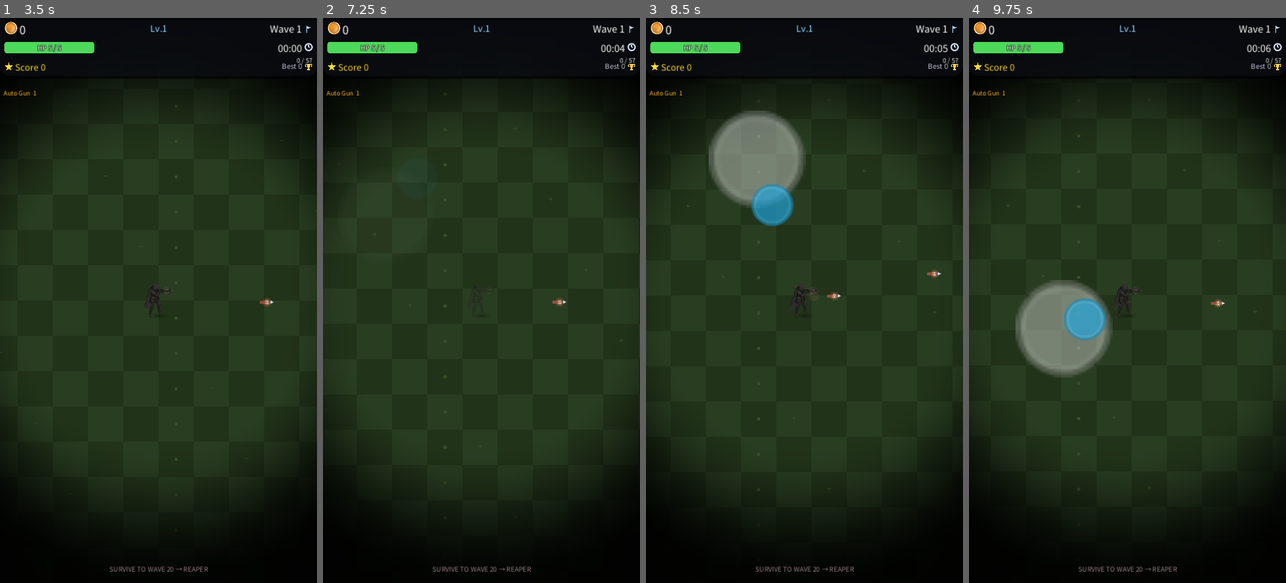
Above: before the commit, frames 1-4 (left to right).
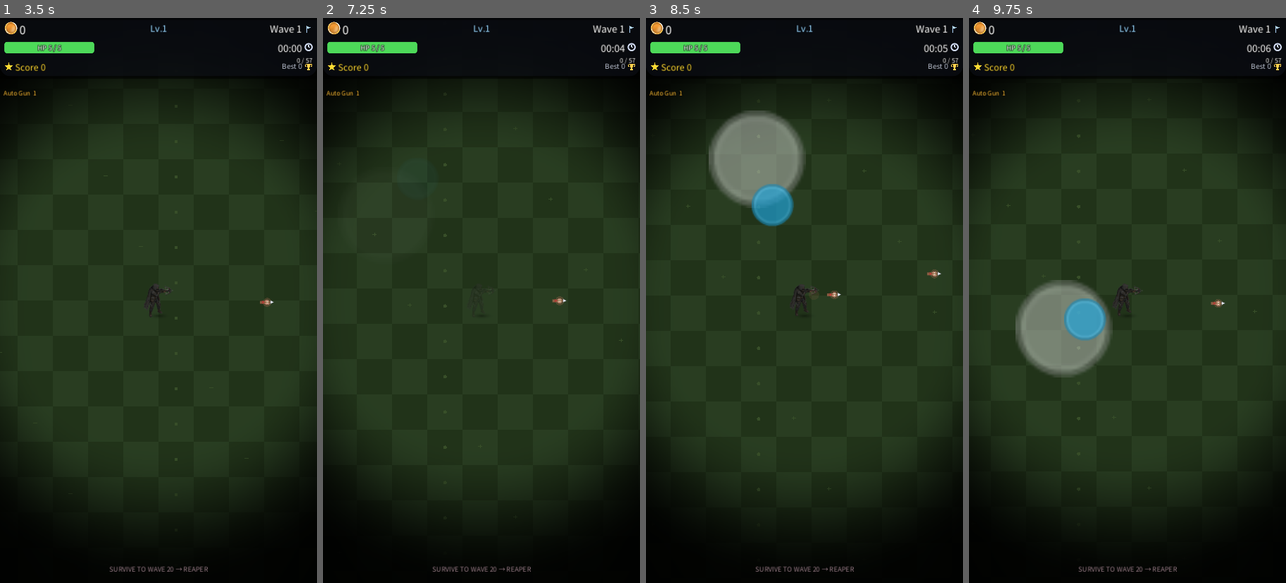
Above: after the commit, the same moments.

Repository: kosj/game_action_defence
Game: Godot game, scene res://scenes/TitleScreen.tscn
Same seed, same stepped clock (60 frames per second), same inputs: the game is played once before the commit and once after it. Sound files missing from this copy of the repository are replaced by a short silence.
Inputs (mouse positions are in pixels of both pictures, inside the frame that each line leads up to):
- Up to frame 1 (3.5 s): tap Enter at 0.5 s; move the mouse to (228, 272) at 0.52 s; click (228, 272) at 0.67 s; click "New Game" at 1.25 s; click "New Game" at 2 s; click "Skip" at 2.75 s
- Up to frame 2 (7.25 s): drag from (418, 328) to (481, 300) at 3.52 s; move the mouse to (513, 176) at 4.27 s; click (513, 176) at 4.42 s; drag from (465, 413) to (519, 300) at 5.02 s; move the mouse to (576, 385) at 5.77 s; click (576, 385) at 5.92 s; drag from (386, 215) to (433, 159) at 6.52 s
- Up to frame 3 (8.5 s): move the mouse to (820, 300) at 7.27 s; click (820, 300) at 7.42 s; drag from (756, 159) to (804, 300) at 8.02 s
- Up to frame 4 (9.75 s): move the mouse to (1197, 272) at 8.77 s; click (1197, 272) at 8.92 s; drag from (1064, 328) to (1127, 300) at 9.52 s

Frame 1 is identical in both runs. In frame 2, less than 0.1% of the frame differs, in the area x 72-77%, y 49-52%; in frame 3, less than 0.1%, in the area x 49-62%, y 47-50%; in frame 4, less than 0.1%.

Commit message:
Add procedural walk animation (bounce + sway) to all characters
Single-image sprites can't do true frame animation, so enhance the procedural
walk cycle: on top of the existing foot-plant squash, add a vertical bounce and
a gentle side-to-side sway that advance with distance moved (so it stops
naturally when idle). Applied to zombies, player (more restrained), and boss
(bounce only, gated until the spawn intro finishes). body.position reset on
zombie spawn/despawn so pooled reuse doesn't carry an offset.

Validated with headless Godot 4.3: no parse errors, clean gameplay run.

Diff:
--- a/scripts/Boss.gd
+++ b/scripts/Boss.gd
@@ -55,6 +55,7 @@
 var _aim_dir: Vector2 = Vector2.RIGHT
 var _facing: float = 1.0            # 사이드뷰 좌우 방향(회전 대신 수평 플립)
 var _intro_scale_lock: bool = true # 등장 확대 트윈 중에는 스케일 플립을 보류(트윈 충돌 방지)
+var _walk_phase: float = 0.0        # 걷기 바운스 위상(이동 거리로 진행)
 
 # ── 서머너(summoner) 전용 상태 ───────────────────────────────────────
 const SUMMON_KEEP_DIST := 260.0    # 유지 거리(플레이어에게서 물러나며 소환)
@@ -151,6 +152,10 @@
 		"bomber":   _behave_bomber(delta, player)
 		"berserk":  _behave_berserk(delta, player)
 		_:          _behave_melee(player)   # melee 및 아직 미구현 아키타입의 기본 동작
+	# 걷기 바운스 — 이동 속도에 비례해 위상을 올려 발 딛는 느낌(스케일 플립·확대와 독립).
+	if not _intro_scale_lock:
+		_walk_phase += velocity.length() * delta * 0.06
+		body.position.y = -absf(sin(_walk_phase)) * 3.5
 
 
 ## 그림자를 보스 스프라이트 폭에 맞춘 납작한 타원으로 발밑에 배치(shadow.png 128x72).
--- a/scripts/Player.gd
+++ b/scripts/Player.gd
@@ -199,16 +199,21 @@
 	shadow.position = Vector2(0.0, tex.y * _body_base_scale.y * 0.46)
 
 
-## 절차적 걷기 — 이동 거리에 비례해 위상을 올려 발딛기 스쿼시. 좌우 방향은 _facing 으로 플립.
+## 절차적 걷기 — 발딛기 스쿼시 + 수직 바운스 + 좌우 뒤뚱. 좌우 방향은 _facing 으로 플립.
 func _animate_walk(moved: float) -> void:
 	var fx := _body_base_scale.x * _facing
 	if moved <= 0.01:
 		_walk_phase = 0.0
 		body.scale = Vector2(fx, _body_base_scale.y)
+		body.position.y = move_toward(body.position.y, 0.0, 0.6)
+		body.rotation = move_toward(body.rotation, 0.0, 0.02)
 		return
 	_walk_phase += moved * _WALK_FREQ
-	var squash := absf(sin(_walk_phase)) * _WALK_SQUASH
-	body.scale = Vector2(fx * (1.0 + squash * 0.5), _body_base_scale.y * (1.0 - squash))
+	var s := sin(_walk_phase)
+	var squash := absf(s) * _WALK_SQUASH
+	body.scale = Vector2(fx * (1.0 + squash * 0.4), _body_base_scale.y * (1.0 - squash))
+	body.position.y = -absf(s) * 2.4   # 수직 바운스(플레이어는 다소 절제)
+	body.rotation = s * 0.04           # 좌우 뒤뚱(작게)
 
 
 ## 주어진 방향(base_dir, 정규화됨)으로 발사 — 다중발사는 그 방향 기준 부채꼴로 분산.
--- a/scripts/Zombie.gd
+++ b/scripts/Zombie.gd
@@ -31,8 +31,9 @@
 # 걷기 애니메이션(스프라이트 시트 없이 절차적) — 이동 거리에 비례해 위상이 진행하므로
 # 멈추면 자동으로 멈춘다. 좌우로 뒤뚱(tilt) + 발 딛는 스쿼시(squash) 로 살아있는 움직임을 준다.
 const _WALK_FREQ := 0.085    # 이동 픽셀당 걸음 위상 증가(라디안)
-const _WALK_TILT := 0.11     # 좌우 흔들림 진폭(라디안, ≈6°)
 const _WALK_SQUASH := 0.085  # 발 딛을 때 눌리는 정도
+const _WALK_BOB := 2.8       # 발 딛을 때 살짝 뜨는 수직 바운스(px)
+const _WALK_SWAY := 0.05     # 좌우로 뒤뚱거리는 회전(라디안, ≈3°)
 
 var health: int
 var player: Node2D = null
@@ -80,6 +81,7 @@
 	body.modulate = Color.WHITE
 	body.scale = Vector2.ONE
 	body.rotation = 0.0
+	body.position = Vector2.ZERO
 	shadow.scale = Vector2.ONE * _SHADOW_BASE
 
 
@@ -104,6 +106,7 @@
 	_walk_phase = randf() * TAU              # 개체마다 위상을 달리해 군집이 똑같이 움직이지 않게
 	_facing = 1.0
 	body.rotation = 0.0
+	body.position = Vector2.ZERO
 	body.scale = Vector2.ONE * s
 	_fit_shadow()   # 스프라이트 크기·발 위치에 맞춰 바닥 그림자 배치
 
@@ -140,16 +143,21 @@
 
 ## 절차적 걷기: 이동 거리에 비례해 위상을 진행시켜, 좌우로 뒤뚱거리고(tilt) 발을 딛을 때마다
 ## 살짝 눌리는(squash) 움직임을 준다. 멈추면(이동량 0) 위상이 멈춰 자연스럽게 정지 포즈가 된다.
-## 사이드뷰: 스프라이트를 회전시키지 않고 좌우로만 뒤집는다(_facing). 걷기는 발딛기 스쿼시로 표현.
+## 사이드뷰 걷기: 회전 대신 좌우 플립(_facing) + 발딛기 스쿼시 + 수직 바운스 + 좌우 뒤뚱.
+## 이동량(moved) 기반으로 위상이 진행하므로 멈추면 자동으로 기본 자세로 복귀한다.
 func _animate_walk(moved: float) -> void:
 	var fx := _body_base_scale * _facing
 	if moved <= 0.01:
-		body.scale = Vector2(fx, _body_base_scale)   # 정지 시 기본 자세(방향 유지)
+		body.scale = Vector2(fx, _body_base_scale)
+		body.position.y = move_toward(body.position.y, 0.0, 0.6)
+		body.rotation = move_toward(body.rotation, 0.0, 0.02)
 		return
 	_walk_phase += moved * _WALK_FREQ
-	# 발 딛는 스쿼시(위상 2배 주파수): 세로로 눌리고 가로로 살짝 퍼진다.
-	var squash := absf(sin(_walk_phase)) * _WALK_SQUASH
-	body.scale = Vector2(fx * (1.0 + squash * 0.5), _body_base_scale * (1.0 - squash))
+	var s := sin(_walk_phase)
+	var squash := absf(s) * _WALK_SQUASH
+	body.scale = Vector2(fx * (1.0 + squash * 0.4), _body_base_scale * (1.0 - squash))
+	body.position.y = -absf(s) * _WALK_BOB   # 발 딛을 때 통통 튀는 느낌
+	body.rotation = s * _WALK_SWAY            # 좌우로 뒤뚱거림
 
 
 ## 사이드뷰 좌우 방향 갱신 — 진행/추격 방향의 수평 성분으로만 판단(뱀서식 플립).
